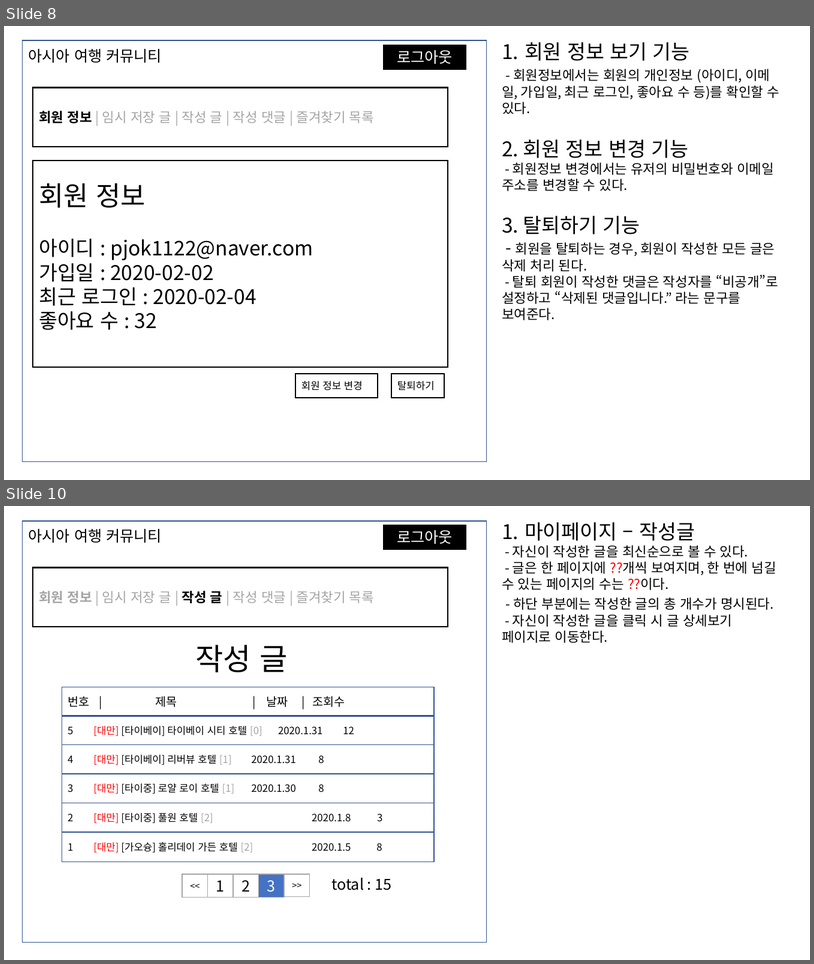
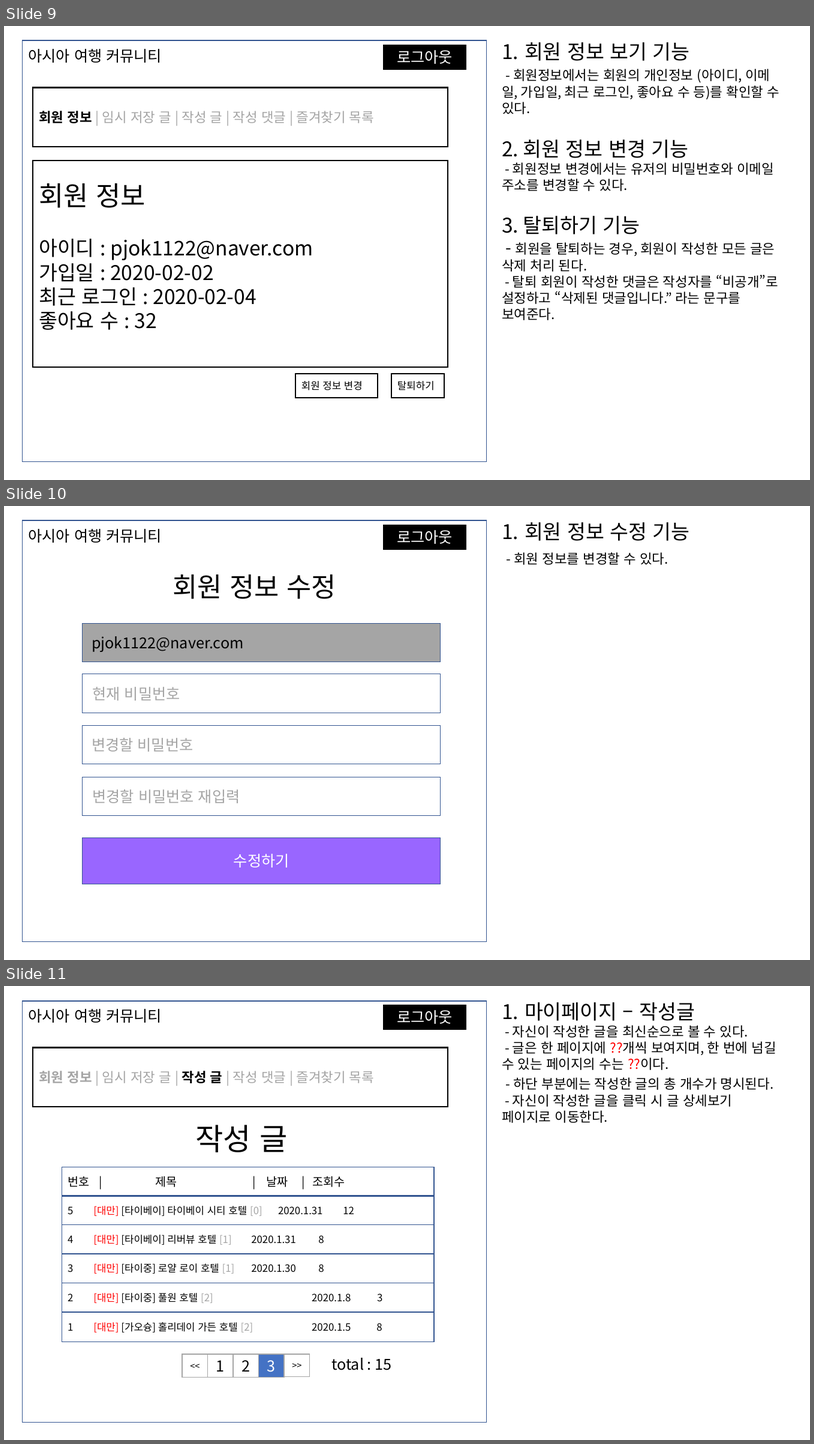
Before and after one commit to pjok1122/travel-community, a slide deck: 화면 기획서.pptx. Shown one above the other, each under a label of ours: slides 8 and 10 before the commit, slides 9, 10 and 11 after it; the slides between them are not shown. The pictures are 814x964 and 814x1444 pixels, drawn with LibreOffice and Linux fonts; fonts in the diff are those of the drawing. Boxes give left, top, right and bottom in pixels: in the first picture for what was removed or moved away, otherwise in the second. Text is boxed around its words. In the diff, an @@ line names an element or a change of style, - is before the commit and + after.

```diff
--- a/화면 기획서.pptx
+++ b/화면 기획서.pptx
@@ slide 10 added at box(4, 506, 810, 960), background #FFFFFF @@
@@ rectangle added at box(22, 520, 487, 942), fill #FFFFFF, outline #325491 1 pt @@
@@ text added at box(514, 522, 690, 565), 16 pt, text #000000 @@
+1. 회원 정보 수정 기능
+- 회원 정보를 변경할 수 있다.
@@ text added at box(28, 529, 162, 543), 18 pt, text #000000 @@
+아시아 여행 커뮤니티
@@ rectangle added at box(384, 525, 467, 549), fill #000000, outline #000000 0.75 pt, 18 pt, text #FFFFFF @@
+로그아웃
@@ text added at box(173, 574, 336, 599), 32 pt, text #000000 @@
+회원 정보 수정
@@ rectangle added at box(82, 624, 441, 662), fill #A5A5A5, outline #325491 0.75 pt, 18 pt, text #000000 @@
+pjok1122@naver.com
@@ rectangle added at box(82, 674, 441, 713), fill #FFFFFF, outline #325491 0.75 pt, 18 pt, text #A5A5A5 @@
+현재 비밀번호
@@ rectangle added at box(82, 726, 441, 765), fill #FFFFFF, outline #325491 0.75 pt, 18 pt, text #A5A5A5 @@
+변경할 비밀번호
@@ rectangle added at box(82, 777, 441, 815), fill #FFFFFF, outline #325491 0.75 pt, 18 pt, text #A5A5A5 @@
+변경할 비밀번호 재입력
@@ rectangle added at box(82, 838, 441, 883), fill #9966FF, outline #325491 0.75 pt, 18 pt, text #FFFFFF @@
+수정하기
@@ what was slide 8 is now slide 9 @@
@@ what was slide 10 is now slide 11 @@
```
Also in this commit, not shown: 1 other slide added, 1 slide removed.
